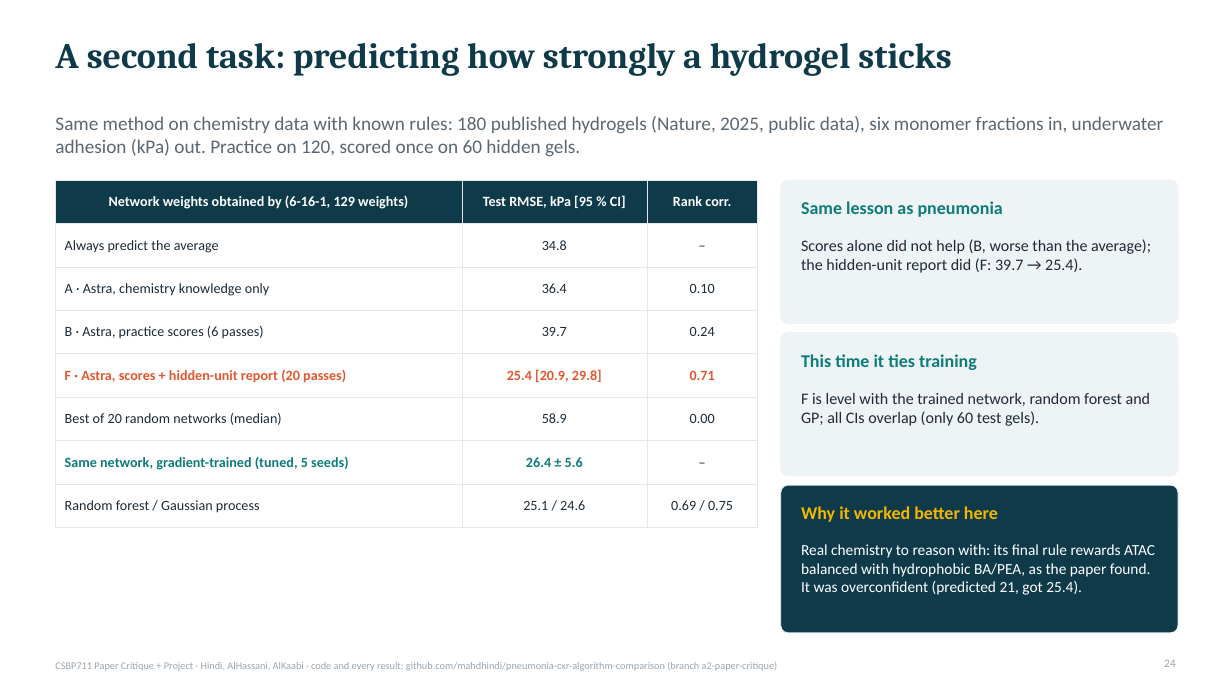
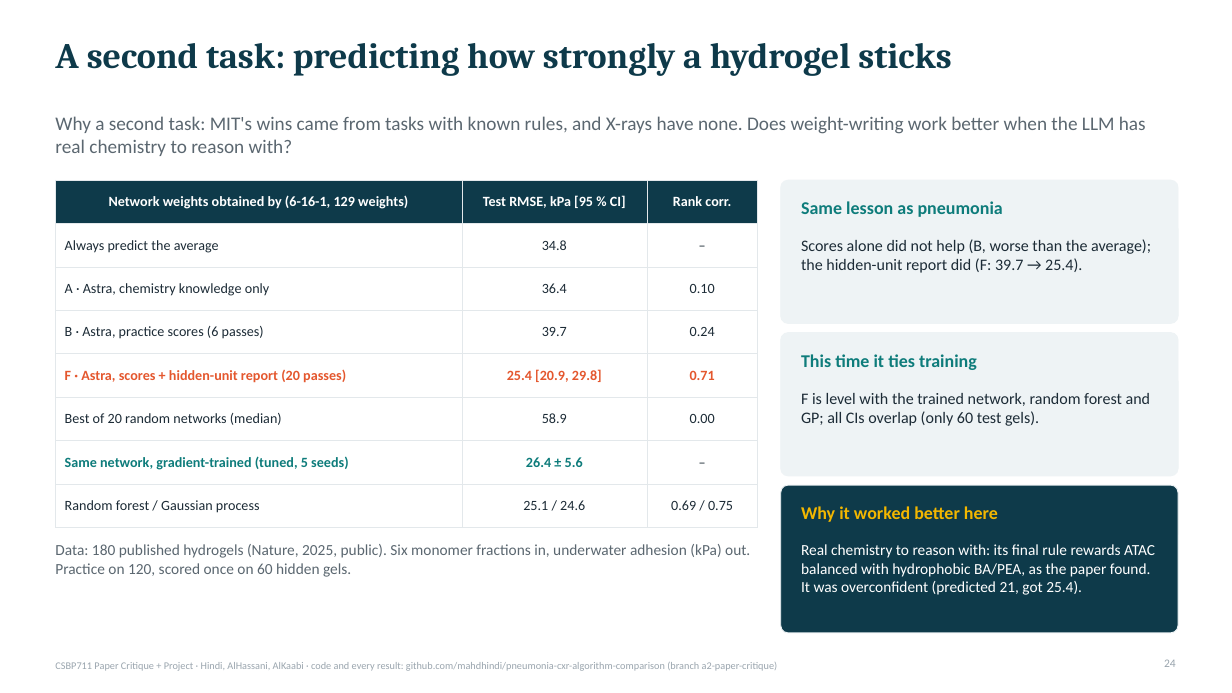
Before and after one commit to mahdhindi/pneumonia-cxr-algorithm-comparison, a slide deck: slide 24 of slides/CSBP711_Critique_Project_slides.pptx. Drawn at 1232x693 pixels with LibreOffice and Linux fonts; fonts in the diff are those of the drawing. Boxes give left, top, right and bottom in pixels: in the first picture for what was removed or moved away, otherwise in the second. Text is boxed around its words. In the diff, an @@ line names an element or a change of style, - is before the commit and + after.

```diff
--- a/slides/CSBP711_Critique_Project_slides.pptx
+++ b/slides/CSBP711_Critique_Project_slides.pptx
@@ text at (55,116,1146,156): text changed @@
-Same method on chemistry data with known rules: 180 published hydrogels (Nature, 2025, public data), six monomer fractions in, underwater adhesion (kPa) out. Practice on 120, scored once on 60 hidden gels.
+Why a second task: MIT's wins came from tasks with known rules, and X-rays have none. Does weight-writing work better when the LLM has real chemistry to reason with?
@@ text added at (55,544,750,577), 12 pt, text #5B6770 @@
+Data: 180 published hydrogels (Nature, 2025, public). Six monomer fractions in, underwater adhesion (kPa) out. Practice on 120, scored once on 60 hidden gels.
```
Also in this commit, not shown: 2 other files.
